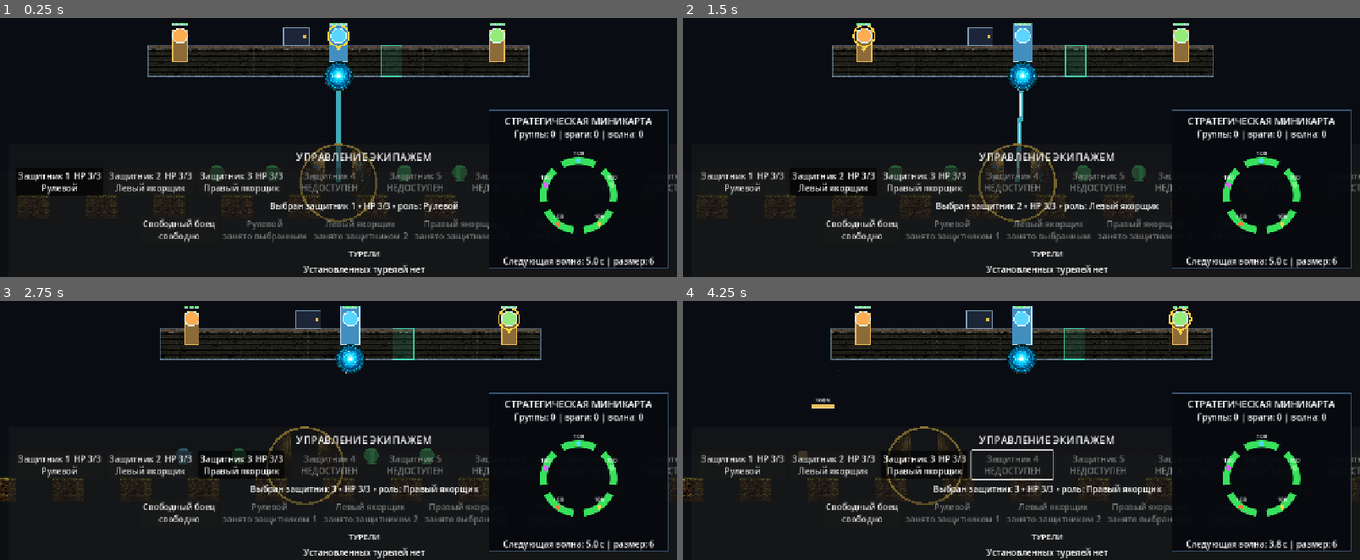
Above: before the commit, frames 1-4 (two rows, left to right).
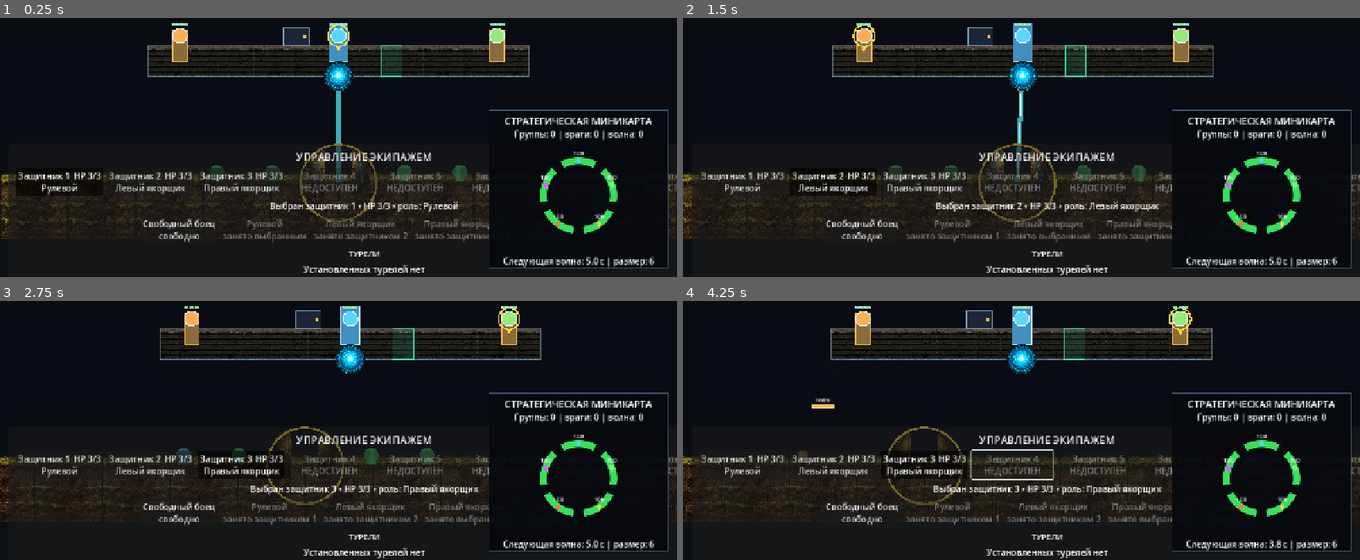
Above: after the commit, the same moments.

Repository: bageus/GloryProtect
Game: Godot game, scene res://scenes/game/game_root_with_flyers.tscn
The game is run twice, just before and just after one commit, with the same random seed, the same clock (stepped at 60 frames per second) and the same inputs.
Inputs (mouse positions are in pixels of both pictures, inside the frame that each line leads up to):
- Up to frame 1 (0.25 s): no input
- Up to frame 2 (1.5 s): click "Защитник 1 HP 3/3 Рулевой" at 0.5 s; click "Защитник 2 HP 3/3 Левый якорщ…" at 1.25 s
- Up to frame 3 (2.75 s): tap Enter (ui_accept) at 2, 2.27 s; move the mouse to (487, 350) at 2.02 s; hold Right (ui_right) from 2.03 s (still down); tap 1 at 2.1 s; click (487, 350) at 2.17 s
- Up to frame 4 (4.25 s): release Right (ui_right) at 2.75 s; drag from (886, 389) to (987, 446) at 2.77 s; move the mouse to (outside the picture) at 3.52 s; hold Right (ui_right) from 3.53 s (still down); tap 3 at 3.6 s

The runs differ from the first frame. In frame 1, 2.1% of the frame differs, in the area x 0-100%, y 59-86%; in frame 2, 2.0%; in frame 3, 1.9%; in frame 4, 2.0%.

Commit message:
Crop and stitch repeating ground tiles

Diff:
--- a/scripts/orbs/ground_orb_visual_controller.gd
+++ b/scripts/orbs/ground_orb_visual_controller.gd
@@ -29,6 +29,7 @@
 
 @export_group("Asset Visuals")
 @export var ground_tile_size: Vector2 = Vector2(128.0, 128.0)
+@export_range(0.0, 8.0, 0.25) var ground_tile_overlap: float = 1.0
 @export var ground_tile_vertical_offset: float = 0.0
 @export var ground_core_half_size: Vector2 = Vector2(96.0, 128.0)
 @export var ground_core_vertical_offset: float = 0.0
@@ -38,9 +39,12 @@
 @onready var _contact: OrbContactSystem = get_node(contact_system_path)
 @onready var _shield: ShieldSystem = get_node(shield_system_path)
 
+var _ground_tile_source_rect: Rect2
+
 
 func _ready() -> void:
 	assert(platform_balance != null, "GroundOrbVisualController requires PlatformBalance")
+	_ground_tile_source_rect = _get_used_texture_rect(GROUND_TILE_TEXTURE)
 	queue_redraw()
 
 
@@ -67,15 +71,26 @@
 	draw_rect(ground_rect, Color(0.045, 0.065, 0.08), true)
 
 	var tile_width: float = maxf(ground_tile_size.x, 1.0)
+	var half_overlap: float = ground_tile_overlap * 0.5
 	var tile_x: float = (
 		floorf(platform_balance.world_min_x / tile_width) * tile_width
 	)
 	while tile_x < platform_balance.world_max_x:
 		var tile_rect := Rect2(
-			Vector2(tile_x, ground_y + ground_tile_vertical_offset),
-			ground_tile_size
+			Vector2(
+				tile_x - half_overlap,
+				ground_y + ground_tile_vertical_offset
+			),
+			Vector2(
+				ground_tile_size.x + ground_tile_overlap,
+				ground_tile_size.y
+			)
 		)
-		draw_texture_rect(GROUND_TILE_TEXTURE, tile_rect, false)
+		draw_texture_rect_region(
+			GROUND_TILE_TEXTURE,
+			tile_rect,
+			_ground_tile_source_rect
+		)
 		tile_x += tile_width
 
 
@@ -185,3 +200,16 @@
 		Color(0.85, 1.0, 1.0, 0.95),
 		2.0
 	)
+
+
+func _get_used_texture_rect(texture: Texture2D) -> Rect2:
+	var image: Image = texture.get_image()
+	if image == null or image.is_empty():
+		return Rect2(Vector2.ZERO, texture.get_size())
+	var used_rect: Rect2i = image.get_used_rect()
+	if used_rect.size.x <= 0 or used_rect.size.y <= 0:
+		return Rect2(Vector2.ZERO, texture.get_size())
+	return Rect2(
+		Vector2(used_rect.position),
+		Vector2(used_rect.size)
+	)
